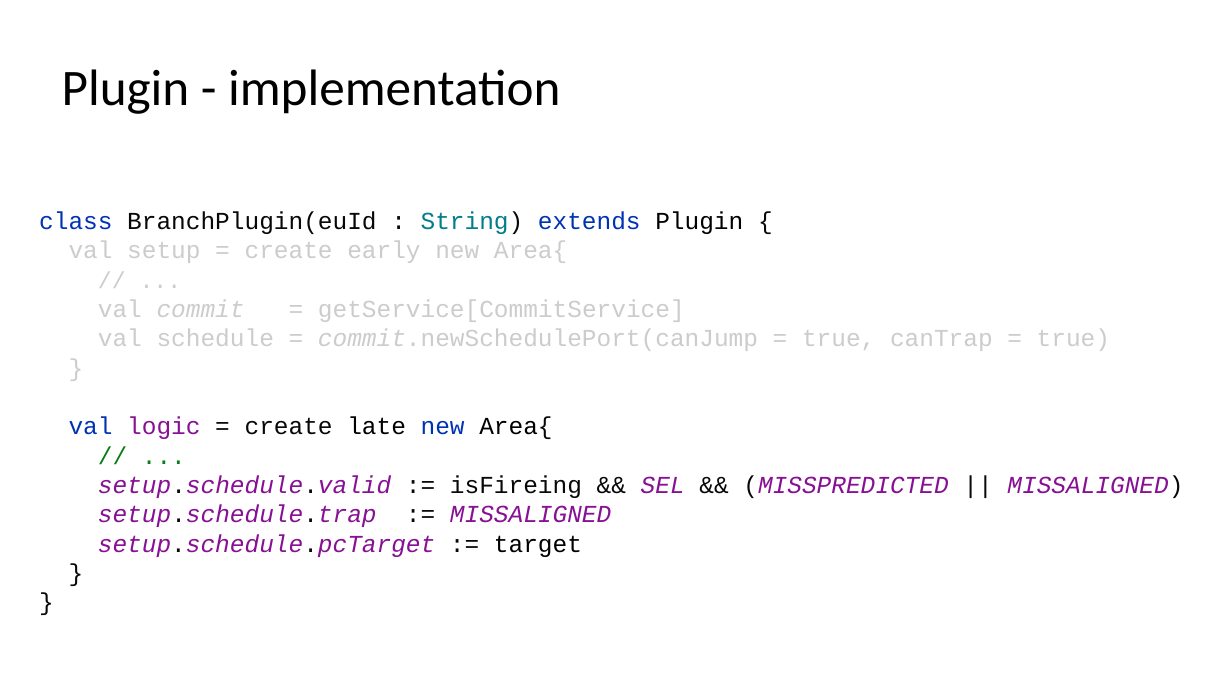
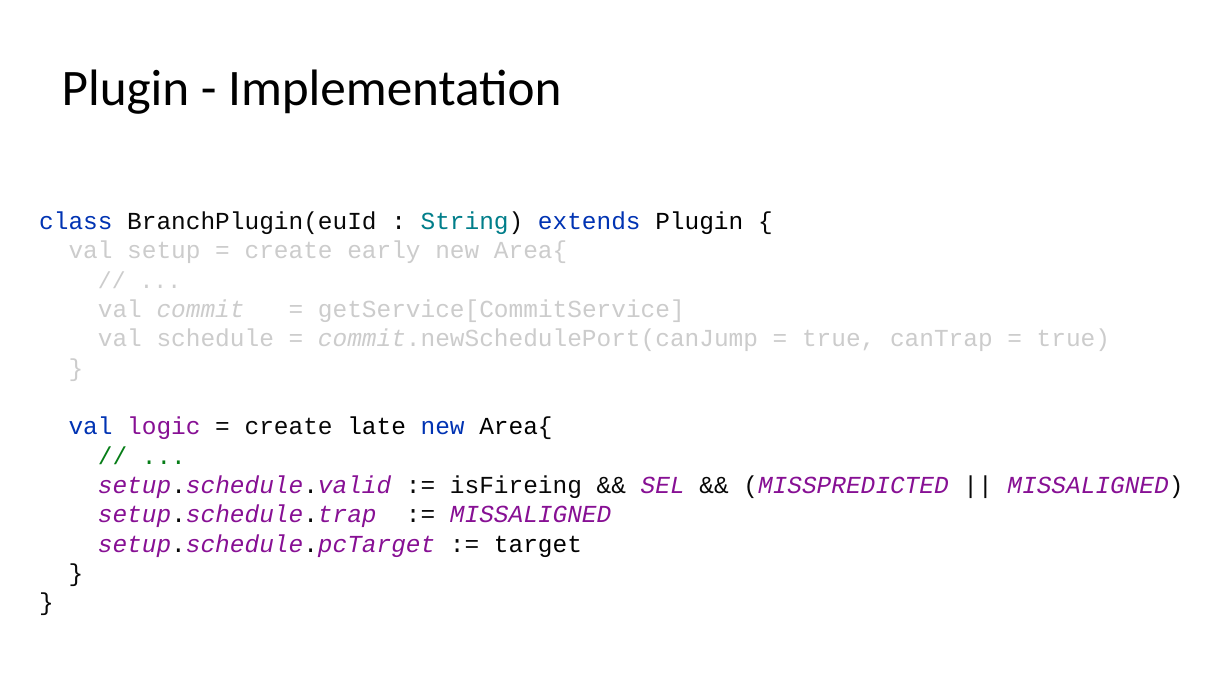
Before and after one commit to SpinalHDL/SpinalDoc, a slide deck: slide 31 of presentation/en/fsic_070722/fsic_070722.odp (slide 29 before the commit). Drawn at 1232x693 pixels with LibreOffice and Linux fonts; fonts in the diff are those of the drawing. Boxes give left, top, right and bottom in pixels: in the first picture for what was removed or moved away, otherwise in the second. Text is boxed around its words. In the diff, an @@ line names an element or a change of style, - is before the commit and + after.

```diff
--- a/presentation/en/fsic_070722/fsic_070722.odp
+++ b/presentation/en/fsic_070722/fsic_070722.odp
@@ title at (x1=62, y1=69, x2=561, y2=114): text changed @@
-Plugin - implementation
+Plugin - Implementation
```
Also in this commit, not shown: 12 other slides changed, 4 slides added, 1 other file.
